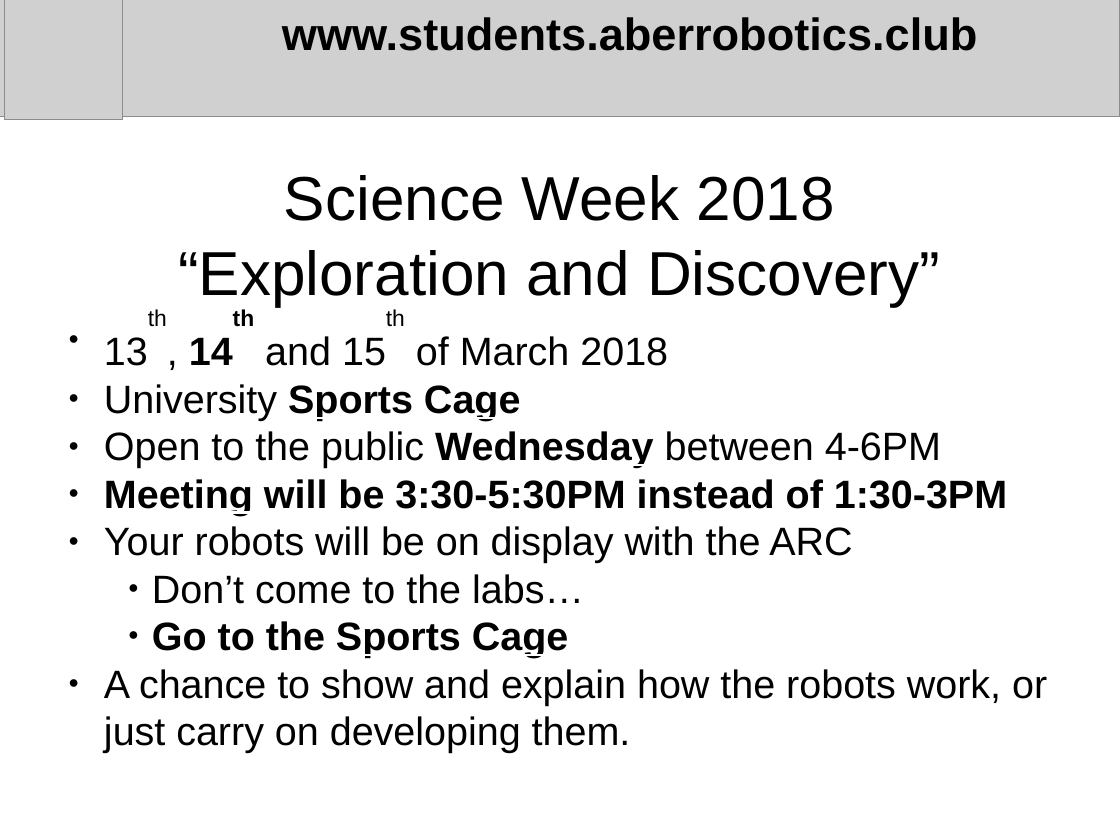
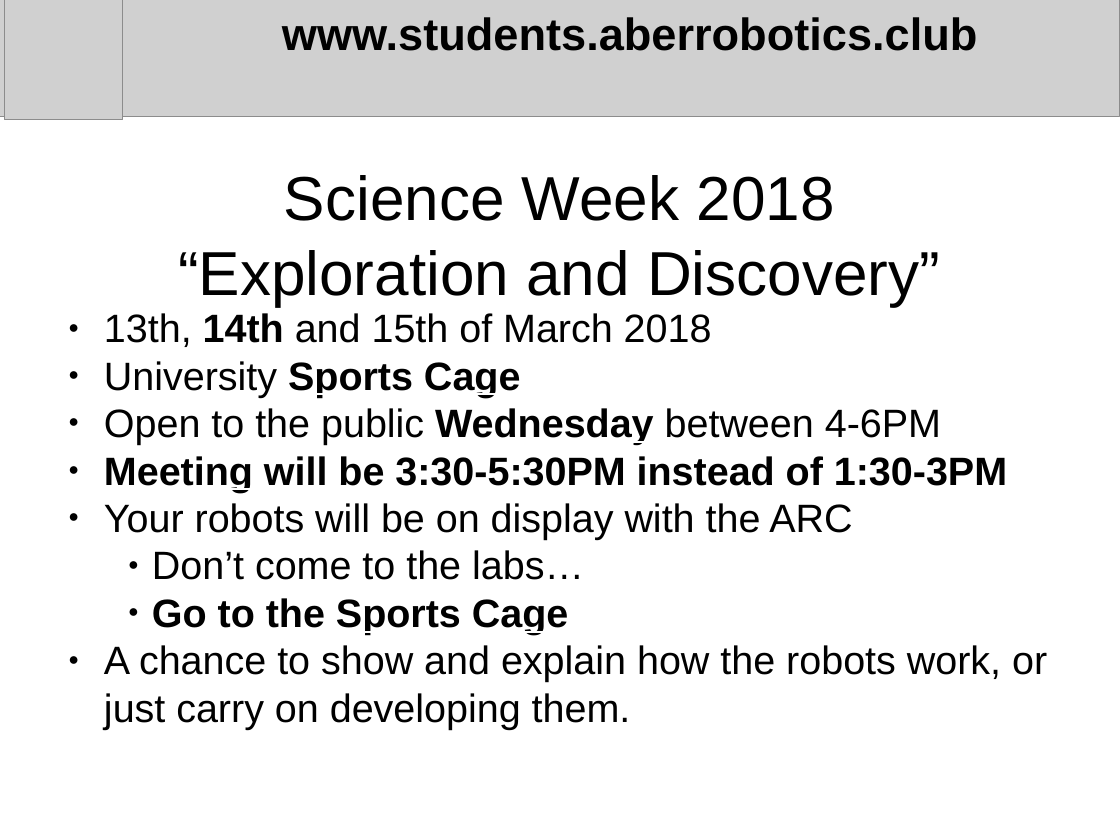
Before and after one commit to arcub/arcub.github.io, a slide deck: slide 8 of news/2018-02-07.pptx. Drawn at 1120x840 pixels with LibreOffice and Linux fonts; fonts in the diff are those of the drawing; grey boxes stand for pictures. Boxes give left, top, right and bottom in pixels: in the first picture for what was removed or moved away, otherwise in the second. Text is boxed around its words. In the diff, an @@ line names an element or a change of style, - is before the commit and + after.

Commit message:
updated format

```diff
--- a/news/2018-02-07.pptx
+++ b/news/2018-02-07.pptx
@@ text at bbox=[104, 313, 712, 347]: now on the baseline in "13th, 14th 15th" @@
```
Also in this commit, not shown: 2 other slides changed.
